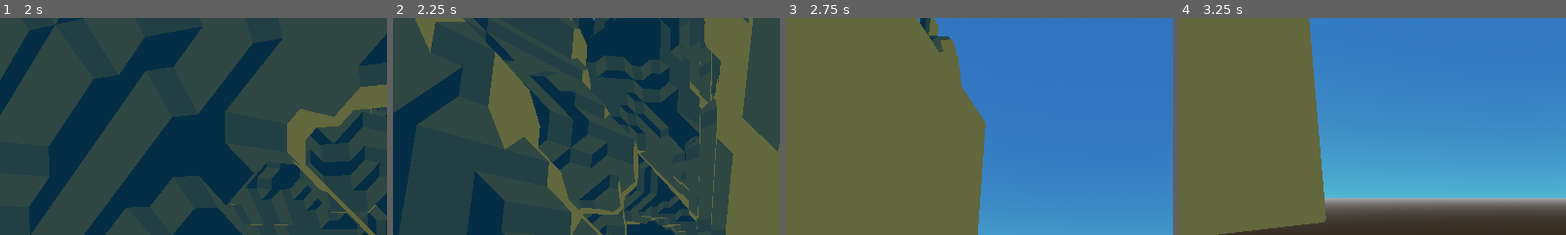
Above: before the commit, frames 1-4 (left to right).
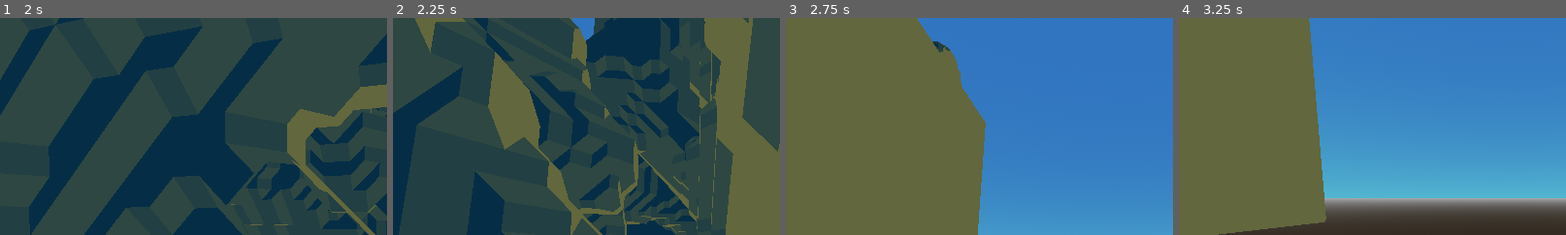
Above: after the commit, the same moments.

Repository: townofdon/godot-cavegen
Game: Godot game, scene res://scenes/test-scene.tscn
Two runs of this game, one before a commit and one after it. Both use one fixed random seed, a clock stepped at 60 frames per second and the inputs below.
Inputs (mouse positions are % of the whole screen's width and height, from its top left):
- Up to frame 1 (2 s): tap Enter at 0.5 s; move the mouse to (72, 45) at 0.52 s; hold D (move_right) 0.53-1.28 s; move the mouse to (30, 55) at 1.27 s; hold S (move_back) from 1.28 s (still down)
- Up to frame 2 (2.25 s): move the mouse to (60, 28) at 2.02 s; release S (move_back) at 2.03 s; hold D (move_right) from 2.03 s (still down)
- Up to frame 3 (2.75 s): keep holding D (move_right)
- Up to frame 4 (3.25 s): move the mouse to (45, 70) at 2.77 s; release D (move_right) at 2.78 s; hold W (move_forward) from 2.78 s (still down)
The pictures show only the part of the screen within x 7-57%, y 0-50%; the shares and areas given below are measured in that part.

Frame 1 is identical in both runs. In frame 2, 0.4% of the frame differs, in the area x 46-53%, y 0-11%; in frame 3, 0.6%, in the area x 34-46%, y 0-25%; in frame 4, nothing differs.

Commit message:
add above_ceil_multipler

Diff:
--- a/scripts/cameraman.gd
+++ b/scripts/cameraman.gd
@@ -26,8 +26,8 @@
 		inputV -= 1.0
 	if Input.is_action_pressed("move_up"):
 		inputV += 1.0
-	var movement := transform.basis * (Vector3(inputH.x, 0, inputH.y))
-	movement = Vector3(movement.x, movement.y + inputV, movement.z) * moveSpeed * 0.1
+	var movement := transform.basis * (Vector3(inputH.x, inputV, inputH.y))
+	movement = Vector3(movement.x, movement.y, movement.z) * moveSpeed * 0.1
 	velocity = velocity.lerp(movement, 1 - exp(-acceleration * delta))
 	global_position = global_position + velocity
 
--- a/scripts/meshgen.gd
+++ b/scripts/meshgen.gd
@@ -64,17 +64,32 @@
 				if val < minV: minV = val
 				if val > maxV: maxV = val
 	# second pass - normalize noise values
-	for i in len(noise_samples):
-		var val:float = 0
-		# calculate base noise
-		val = inverse_lerp(minV, maxV, noise_samples.get(i))
-		val = clampf(val, 0, 1)
-		# apply noise curve
-		var valEaseIn := Easing.Cubic.EaseIn(val, 0, 1, 1)
-		var valEaseOut := Easing.Cubic.EaseOut(val, 0, 1, 1)
-		val = lerpf(valEaseIn, val, clampf(cfg.curve, 0, 1))
-		val = lerpf(val, valEaseOut, clampf(cfg.curve - 1, 0, 1))
-		noise_samples.set(i, val)
+	for z in num_cells.z:
+		for y in num_cells.y:
+			for x in num_cells.x:
+				var i := x + y*num_cells.x + z*num_cells.y*num_cells.x
+				var val:float = 0
+				# calculate base noise
+				val = inverse_lerp(minV, maxV, noise_samples.get(i))
+				val = clampf(val, 0, 1)
+				# apply noise curve
+				var valEaseIn := Easing.Cubic.EaseIn(val, 0, 1, 1)
+				var valEaseOut := Easing.Cubic.EaseOut(val, 0, 1, 1)
+				val = lerpf(valEaseIn, val, clampf(cfg.curve, 0, 1))
+				val = lerpf(val, valEaseOut, clampf(cfg.curve - 1, 0, 1))
+				noise_samples.set(i, val * get_above_ceil_multiplier(y))
+
+## return a value where 1 => at ceil, 0 => at bounds
+func get_above_ceil_multiplier(y:int) -> float:
+	var ceiling:int = floori(num_cells.y * cfg.ceiling)
+	var max_y:int = num_cells.y - 1
+	if (y < ceiling):
+		return 1.0
+	if (y > max_y):
+		return 0.0
+	if (ceiling >= max_y):
+		return 0.0
+	return clampf(inverse_lerp(max_y, ceiling, y), 0.0, 1.0)
 
 func get_noise_value(x:int, y:int, z:int) -> float:
 	var i := x + y*num_cells.x + z*num_cells.y*num_cells.x
@@ -169,13 +184,12 @@
 	return active
 
 func is_point_orphan(x:int, y:int, z:int) -> bool:
-	# walk down from y to ceiling, checking if any gaps
-	for y2 in range(y-1, floori(num_cells.y * cfg.ceiling), -1):
+	# walk down from y to slightly below the ceiling, checking if any gaps
+	for y2 in range(y-1, floori(num_cells.y * cfg.ceiling) - 2, -1):
 		var val := get_noise_value(x, y2, z)
-		var active := val >= cfg.iso_value
+		var active := val > cfg.iso_value
 		if !active: return true
 	return false
-
 
 #
 # debug
